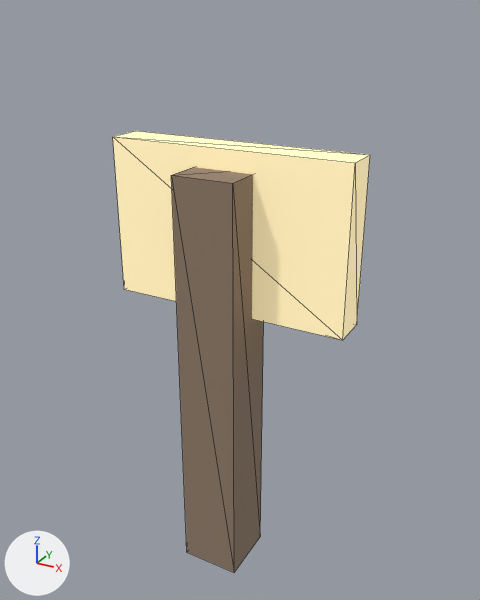
Renders of the glTF model public/models/road.glb from each side of a commit.
The view is the same before and after, from a camera (50 mm lens) standing at (0.487, -0.824, 0.917) and looking at (0.012, 0.041, 0.485). Every picture has the same lights, and +X, +Y and +Z are marked at lower left. The picture after the commit comes second. Mesh edges are drawn as thin lines. Vertices at exactly the same position are counted once.

Names of what the first picture shows: 'road'.
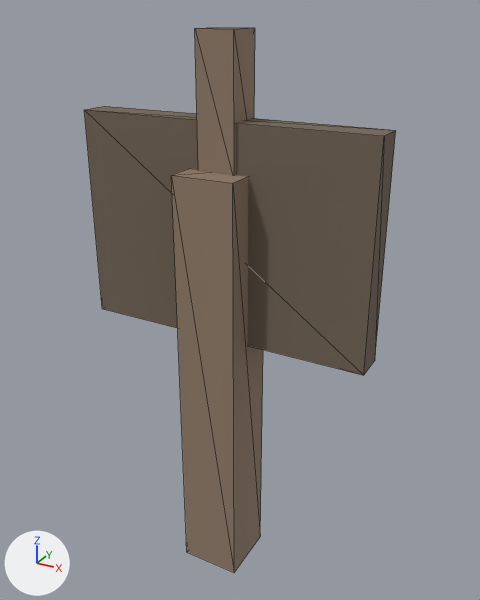
What differs and where, as boxes (x1, y1, x2, y2) in the pictures (480 x 600 px; the box of a moved part takes in the faces that stretch with it):
'road', reshaped, moved (21% wider, 24% taller): before (113, 131, 370, 572); after (84, 27, 396, 572)
part 1 of me_cube, moved or reshaped: before (171, 167, 264, 572); after (171, 169, 263, 572)
part 2 of me_cube, added (brown): after (195, 27, 255, 176)
part 3 of me_cube, added (brown): after (84, 106, 396, 375)
part 4 of me_cube, moved or reshaped (not visible afterwards): before (113, 131, 370, 340)

What changed in the scene script:
```text
Add mat_signframe:
    mat_signframe = principled_material('signframe')
    mat_signframe.base_color = (0.173, 0.129, 0.0941)  # brown #736556
    mat_signframe.roughness = 0.92
Change me_cube:
    used by ob_road; location = (0.0, 0.01, 0.0)
    remove me_cube.from_pydata(...)  # 16 vertices, 24 faces; spans x -0.2..0.2, y -0.06..0.06, z 0.0..0.732
    add me_cube.from_pydata(...)  # 32 vertices, 48 faces; spans x -0.24..0.24, y -0.065..0.065, z 0.0..0.892
    me_cube part 1: the loose piece of 8 vertices spanning x -0.05..0.05, y -0.06..0.04, z 0.0..0.7 is moved by (0.0, -0.005, 0.0)
    me_cube part 2: a new loose piece, a box spanning x -0.03..0.03, y -0.025..0.035, z 0.692..0.892, in mat_signwood (brown #937e6c)
    me_cube part 3: a new loose piece, a box spanning x -0.24..0.24, y -0.02..0.03, z 0.432..0.772, in mat_signframe (brown #736556)
    me_cube part 4: the loose piece of 8 vertices spanning x -0.2..0.2, y 0.0..0.06, z 0.472..0.732 is moved by (0.0, 0.005, 0.0)
    add me_cube.materials.append(mat_signframe)  # brown #736556
Change ob_road:
    ob_road.location: (0.0, 0.01, 0.0) -> (0.0, 0.015, 0.0)
```
